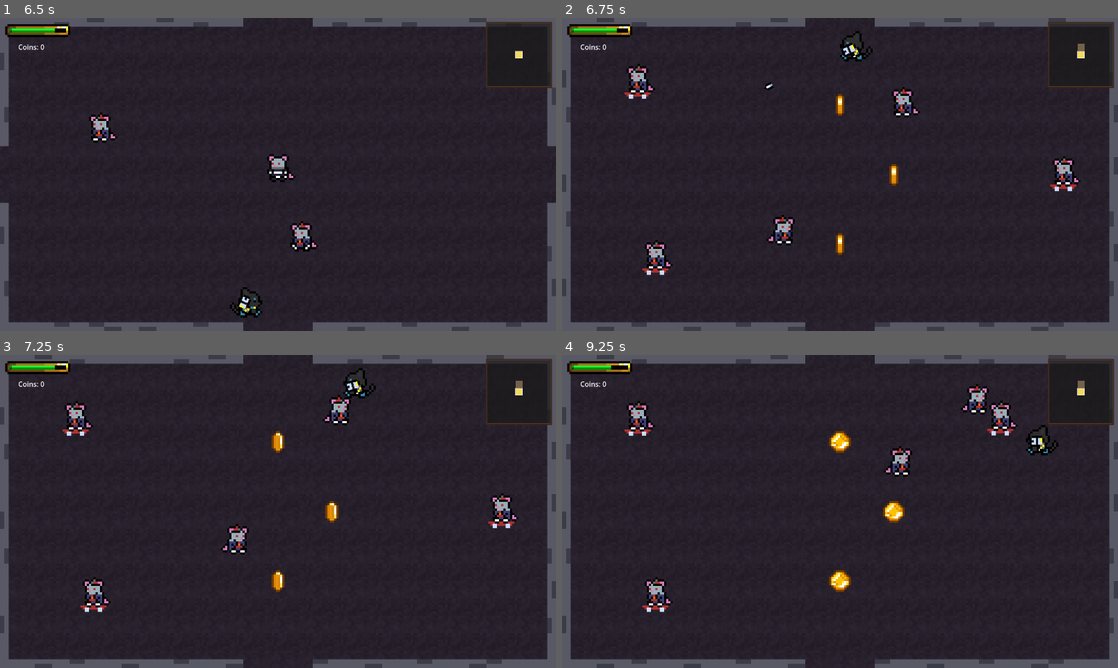
Above: before the commit, frames 1-4 (two rows, left to right).
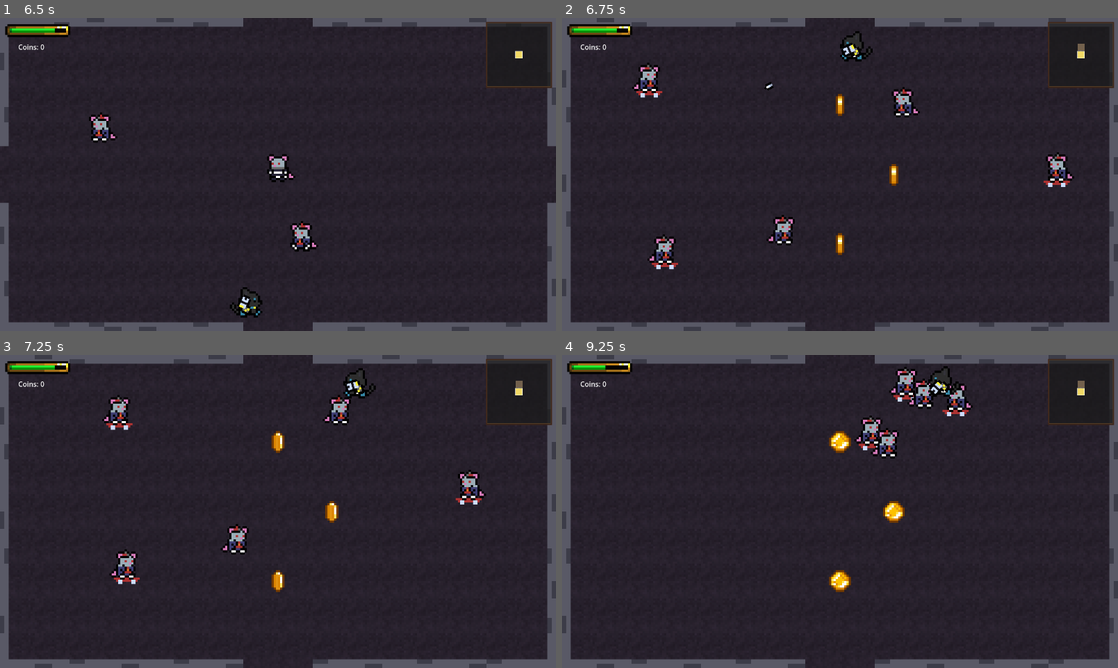
Above: after the commit, the same moments.

Repository: s4hlo/movie-jam
Game: Godot game, scene res://scenes/main_menu.tscn
Two runs of this game, one before a commit and one after it. Both use one fixed random seed, a clock stepped at 60 frames per second and the inputs below. Sound files missing from this copy of the repository are replaced by a short silence.
Inputs (mouse positions are in pixels of both pictures, inside the frame that each line leads up to):
- Up to frame 1 (6.5 s): click "Start" at 0.5 s; tap Enter at 1.25 s; move the mouse to (400, 158) at 1.27 s; hold D (move_right) 1.28-2.03 s; tap E (interact) every 1.5 s from 1.35 to 5.85 s; move the mouse to (166, 190) at 2.02 s; hold S (move_down) 2.03-2.78 s; click (166, 190) at 2.1 s; move the mouse to (333, 105) at 2.77 s; hold D (move_right) 2.78-3.53 s; move the mouse to (250, 237) at 3.52 s; hold W (move_up) 3.53-4.28 s; click (250, 237) at 3.6 s; move the mouse to (444, 221) at 4.27 s; hold A (move_left) 4.28-5.78 s; move the mouse to (111, 127) at 5.02 s; click (111, 127) at 5.1 s; move the mouse to (305, 174) at 5.77 s; hold S (move_down) from 5.78 s (still down)
- Up to frame 2 (6.75 s): move the mouse to (756, 96) at 6.52 s; release S (move_down) at 6.53 s; hold D (move_right) from 6.53 s (still down); click (756, 96) at 6.6 s
- Up to frame 3 (7.25 s): keep holding D (move_right)
- Up to frame 4 (9.25 s): move the mouse to (962, 495) at 7.27 s; release D (move_right) at 7.28 s; hold W (move_up) 7.28-8.03 s; tap E (interact) at 7.35, 8.85 s; move the mouse to (728, 527) at 8.02 s; hold D (move_right) 8.03-8.78 s; click (728, 527) at 8.1 s; move the mouse to (895, 442) at 8.77 s; hold S (move_down) from 8.78 s (still down)

Frame 1 is identical in both runs. In frame 2, 1.4% of the frame differs, in the area x 11-94%, y 14-83%; in frame 3, 2.2%; in frame 4, 3.6%, in the area x 7-90%, y 3-83%.

Commit message:
Boss e ajustes
Ajustei o target do rat_skate, adicionei um tempo para os dash e anda enquanto isso. Adicionado a primeira fase do boss

Diff:
--- /dev/null
+++ b/scenes/rat_boss.tscn
@@ -0,0 +1,49 @@
+[gd_scene format=3 uid="uid://ceqxcdxguieua"]
+
+[ext_resource type="Script" uid="uid://glw55gwifg32" path="res://scripts/enemys/rat_boss.gd" id="1_ra5gq"]
+[ext_resource type="Texture2D" uid="uid://nwc0hkjnv284" path="res://icon.svg" id="2_utgo6"]
+
+[sub_resource type="Shader" id="Shader_hit"]
+code = "shader_type canvas_item;
+uniform bool hit = false;
+void fragment() {
+	vec4 tex = texture(TEXTURE, UV);
+	if (hit) {
+		COLOR = vec4(1.0, 1.0, 1.0, tex.a);
+	} else {
+		COLOR = tex;
+	}
+}
+"
+
+[sub_resource type="ShaderMaterial" id="ShaderMaterial_hit"]
+resource_local_to_scene = true
+shader = SubResource("Shader_hit")
+shader_parameter/hit = false
+
+[sub_resource type="CircleShape2D" id="body_shape"]
+radius = 20.0
+
+[sub_resource type="RectangleShape2D" id="RectangleShape2D_1l88y"]
+
+[node name="Rat_skate" type="CharacterBody2D" unique_id=1495913750]
+motion_mode = 1
+script = ExtResource("1_ra5gq")
+
+[node name="Sprite" type="Sprite2D" parent="." unique_id=294239884]
+material = SubResource("ShaderMaterial_hit")
+texture = ExtResource("2_utgo6")
+
+[node name="CollisionShape2D" type="CollisionShape2D" parent="." unique_id=130392500]
+shape = SubResource("body_shape")
+
+[node name="HurtArea" type="Area2D" parent="." unique_id=1397122165]
+scale = Vector2(2.442675, 2.6444042)
+
+[node name="CollisionShape2D" type="CollisionShape2D" parent="HurtArea" unique_id=1098991410]
+scale = Vector2(0.99999994, 1)
+shape = SubResource("RectangleShape2D_1l88y")
+
+[connection signal="area_entered" from="HurtArea" to="." method="_on_hurt_area_area_entered"]
+[connection signal="body_entered" from="HurtArea" to="." method="_on_hurt_area_body_entered"]
+[connection signal="body_exited" from="HurtArea" to="." method="_on_hurt_area_body_exited"]
--- /dev/null
+++ b/scripts/enemys/rat_boss.gd
@@ -0,0 +1,204 @@
+extends CharacterBody2D
+
+#const BROKEN_SKATE_SCENE = preload("res://scenes/broken_skate.tscn")
+
+# SINAIS
+signal state_changed(new_state: String)
+
+# ESTADOS E FASES
+enum State { IDLE, CHASING, DEAD }
+enum Phases { FIRST, SECOND }
+var current_Phases = Phases.FIRST
+var current_state: State = State.IDLE
+
+# STATUS RATO
+const SPEED_RAT := 150.0
+const KNOCKBACK_FORCE := 500.0
+const SPEED_RUSH := 400.0
+const KNOCKBACK_FRICTION := 0.85
+var health: int = 40
+var damage: int = 1
+
+# TEMPOS DE RECARGA
+const DAMAGE_COOLDOWN := 0.5
+const PONG_DURATION := 5.0
+const RELOAD_DURATION := 3.0
+
+# CONDICIONAIS
+var can_damage: bool = true
+var is_reloading_rush: bool = false
+
+# OUTROS
+var knockback := Vector2.ZERO
+var pong_direction := Vector2.ZERO
+
+var target: Node2D = null
+var player_in_hurt_area: Node2D = null
+var randfile: int = 0
+
+#@onready var anim: AnimationPlayer = $AnimationPlayer
+@onready var sprite: Sprite2D = $Sprite
+@onready var damage_timer: Timer = Timer.new()
+@onready var hurt_area: Area2D = $HurtArea
+@onready var pong_timer: Timer = Timer.new()
+@onready var reload_timer: Timer = Timer.new()
+#@onready var chitter: AudioStreamPlayer2D = $chitter
+#@onready var chittertimer: Timer = $chittertimer
+
+func _ready() -> void:
+	target = get_tree().get_first_node_in_group("player")
+
+	damage_timer.wait_time = DAMAGE_COOLDOWN
+	damage_timer.one_shot = true
+	damage_timer.timeout.connect(_on_damage_timer_timeout)
+	add_child(damage_timer)
+
+	pong_timer.wait_time = PONG_DURATION
+	pong_timer.one_shot = true
+	pong_timer.timeout.connect(_on_pong_timer_timeout)
+	add_child(pong_timer)
+
+	reload_timer.wait_time = RELOAD_DURATION
+	reload_timer.one_shot = true
+	reload_timer.timeout.connect(_on_reload_timer_timeout)
+	add_child(reload_timer)
+
+	start_chasing_sequence()
+
+func start_chasing_sequence() -> void:
+	current_state = State.IDLE
+	# anim.play("idle")
+
+	await get_tree().create_timer(1.5).timeout
+
+	var angle_rad = deg_to_rad(30.0)
+	pong_direction = Vector2(cos(angle_rad), sin(angle_rad))
+
+	current_state = State.CHASING
+	is_reloading_rush = false
+	pong_timer.start()
+
+func _physics_process(_delta: float) -> void:
+	if current_state == State.DEAD:
+		velocity = Vector2.ZERO
+	else:
+		match current_Phases:
+			Phases.FIRST:
+				match current_state:
+					State.IDLE:
+						velocity = Vector2.ZERO
+						#anim.play("idle")
+					State.CHASING:
+						if not is_reloading_rush:
+							velocity = pong_direction * SPEED_RUSH
+							#anim.play("walk")
+						else:
+							if target:
+								var dir = global_position.direction_to(target.global_position)
+								velocity = dir * SPEED_RAT
+								sprite.flip_h = dir.x > 0
+							#anim.play("walk_reloading")
+
+	velocity += knockback
+	knockback *= KNOCKBACK_FRICTION
+	if knockback.length() < 5.0:
+		knockback = Vector2.ZERO
+
+	move_and_slide()
+
+	if current_Phases == Phases.FIRST and current_state == State.CHASING and not is_reloading_rush:
+		if get_slide_collision_count() > 0:
+			var collision = get_slide_collision(0)
+			pong_direction = pong_direction.bounce(collision.get_normal())
+			sprite.flip_h = pong_direction.x > 0
+
+func _on_pong_timer_timeout() -> void:
+	is_reloading_rush = true
+	reload_timer.start()
+
+func _on_reload_timer_timeout() -> void:
+	is_reloading_rush = false
+
+	var dir = global_position.direction_to(target.global_position)
+	pong_direction = dir
+	pong_timer.start()
+
+func die() -> void:
+	if current_state == State.DEAD:
+		return
+	current_state = State.DEAD
+	set_physics_process(false)
+	hurt_area.queue_free()
+	#anim.stop()
+	#sprite.frame = 22
+	state_changed.emit("destroyed")
+	SaveManager.add_rat_kill()
+	await get_tree().create_timer(0.5).timeout
+	queue_free()
+
+func flash_hit() -> void:
+	sprite.material.set_shader_parameter("hit", true)
+	await get_tree().create_timer(0.1).timeout
+	sprite.material.set_shader_parameter("hit", false)
+
+func try_damage() -> void:
+	if player_in_hurt_area and can_damage:
+		var knock_dir = global_position.direction_to(player_in_hurt_area.global_position)
+		player_in_hurt_area.take_damage(damage, knock_dir)
+		can_damage = false
+		damage_timer.start()
+
+func _on_damage_timer_timeout() -> void:
+	can_damage = true
+	try_damage()
+
+#####################################################
+############ SINAIS ############
+#####################################################
+func _on_hurt_area_area_entered(area: Area2D) -> void:
+	if area.is_in_group("bullets"):
+		var knock_dir = area.transform.x.normalized()
+		knockback = knock_dir * KNOCKBACK_FORCE
+		health -= area.damage
+		area.queue_free()
+		flash_hit()
+		if health <= 20 and current_Phases == Phases.SECOND:
+			#drop_skate()
+			sprite.frame = 18
+		if health <= 0:
+			die()
+
+func _on_hurt_area_body_entered(body: Node2D) -> void:
+	if body.is_in_group("player"):
+		player_in_hurt_area = body
+		try_damage()
+
+func _on_hurt_area_body_exited(body: Node2D) -> void:
+	if body == player_in_hurt_area:
+		player_in_hurt_area = null
+
+#####################################################
+############ SONS ############
+#####################################################
+
+#func _on_chittertimer_timeout() -> void:
+	#makeratnoise(-15.0, 0.5)
+#
+#func makeratnoise(volmin:float, volmax:float):
+	#randfile = randi_range(1, 6)
+	#match randfile:
+		#1:
+			#chitter.set_stream(load("res://assets/soundfx/rat1.wav"))
+		#2:
+			#chitter.set_stream(load("res://assets/soundfx/rat2.wav"))
+		#3:
+			#chitter.set_stream(load("res://assets/soundfx/rat3.wav"))
+		#4:
+			#chitter.set_stream(load("res://assets/soundfx/rat4.wav"))
+		#5:
+			#chitter.set_stream(load("res://assets/soundfx/rat5.wav"))
+		#6:
+			#chitter.set_stream(load("res://assets/soundfx/rat6.wav"))
+	#chitter.volume_db = randf_range(-15.0, 0.0)
+	#chitter.pitch_scale = randf_range(0.8, 1.5)
+	#chitter.play()
--- a/scripts/rat_skate.gd
+++ b/scripts/rat_skate.gd
@@ -11,6 +11,8 @@
 const SPEED_SKATE := 500.0
 const ONRUSH_COOLDOWN := 1.0
 
+var is_reloading_rush: bool = true
+
 const SPEED_RAT := 150.0
 const KNOCKBACK_FORCE := 500.0
 const KNOCKBACK_FRICTION := 0.85
@@ -21,12 +23,11 @@
 var knockback := Vector2.ZERO
 var charge_direction := Vector2.ZERO
 
-var current_state: State = State.IDLE
+var current_state: State = State.CHASING
 var target: Node2D = null
 var player_in_hurt_area: Node2D = null
 var can_damage :bool= true
 var randfile:int = 0
-
 
 @onready var detection_area: Area2D = $DetectionArea
 @onready var anim: AnimationPlayer = $AnimationPlayer
@@ -38,9 +39,11 @@
 @onready var chittertimer: Timer = $chittertimer
 
 func _ready() -> void:
+	target = get_tree().get_first_node_in_group("player")
+
 	chittertimer.start(randf_range(0, 3.0))
 	chittertimer.wait_time = 3.0
-	detection_area.body_entered.connect(_on_detection_area_body_entered)
+
 	damage_timer.wait_time = DAMAGE_COOLDOWN
 	damage_timer.one_shot = true
 	damage_timer.timeout.connect(_on_damage_timer_timeout)
@@ -51,6 +54,9 @@
 	charge_timer.timeout.connect(_on_charge_timer_timeout)
 	add_child(charge_timer)
 
+	if current_Status == Status.RAT_SKATE:
+		charge_timer.start(1)
+
 func _physics_process(_delta: float) -> void:
 	if current_state == State.DEAD:
 		velocity = Vector2.ZERO
@@ -58,23 +64,27 @@
 		match current_Status:
 			Status.RAT_SKATE:
 				match current_state:
-					State.IDLE:
-						velocity = Vector2.ZERO
-						anim.play("idle_skate")
 					State.CHASING:
-						velocity = charge_direction * SPEED_SKATE
-						anim.play("walk_skate")
+						if not is_reloading_rush:
+							velocity = charge_direction * SPEED_SKATE
+							#anim.play("rush")
+						else:
+							if target:
+								var dir = global_position.direction_to(target.global_position)
+								velocity = dir * SPEED_RAT
+								sprite.flip_h = dir.x > 0
+								#anim.play("walk")
 			Status.RAT:
 				match current_state:
 					State.IDLE:
 						velocity = Vector2.ZERO
-						anim.play("idle")
+						#anim.play("idle")
 					State.CHASING:
 						if target:
 							var dir = global_position.direction_to(target.global_position)
 							velocity = dir * SPEED_RAT
 							sprite.flip_h = dir.x > 0
-						anim.play("walk")
+						#anim.play("walk")
 
 	velocity += knockback
 	knockback *= KNOCKBACK_FRICTION
@@ -96,19 +106,11 @@
 	await get_tree().create_timer(0.5).timeout
 	queue_free()
 
-func _on_detection_area_body_entered(body: Node2D) -> void:
-	if body.is_in_group("player"):
-		target = body
-		if current_state == State.IDLE:
-			if current_Status == Status.RAT_SKATE:
-				onrush()
-			else:
-				current_state = State.CHASING
-
 func onrush() -> void:
 	if target == null or current_state == State.DEAD or current_Status != Status.RAT_SKATE:
 		return
 
+	is_reloading_rush = false
 	current_state = State.CHASING
 	charge_direction = global_position.direction_to(target.global_position)
 	sprite.flip_h = charge_direction.x > 0
@@ -116,7 +118,7 @@
 	await get_tree().create_timer(0.5).timeout
 
 	if current_state != State.DEAD and current_Status == Status.RAT_SKATE:
-		current_state = State.IDLE
+		is_reloading_rush = true
 		charge_timer.start()
 
 func _on_charge_timer_timeout() -> void:
@@ -146,12 +148,12 @@
 	current_Status = Status.RAT
 	current_state = State.CHASING
 	charge_timer.stop()
+	is_reloading_rush = true
 
 	var broken_skate = BROKEN_SKATE_SCENE.instantiate()
 	broken_skate.global_position = global_position
 	get_parent().add_child(broken_skate)
 
-	# quando o rato for apagado da cena, apaga o skate tambem
 	tree_exiting.connect(broken_skate.queue_free)
 
 func try_damage() -> void:
@@ -174,7 +176,6 @@
 	if body == player_in_hurt_area:
 		player_in_hurt_area = null
 
-
 func _on_chittertimer_timeout() -> void:
 	makeratnoise(-15.0, 0.5)
 
Not shown, added: scripts/enemys/rat_boss.gd.uid
